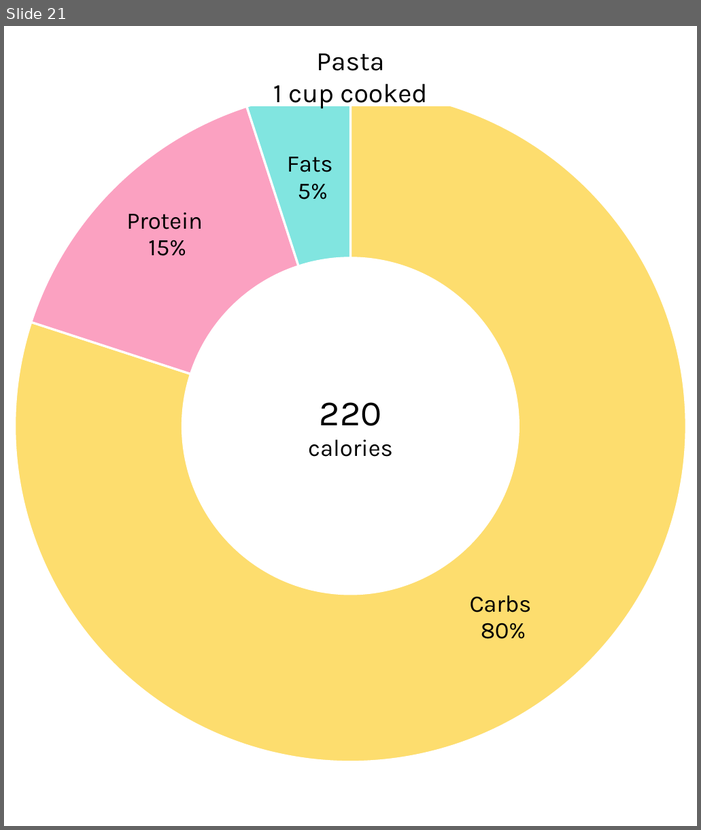
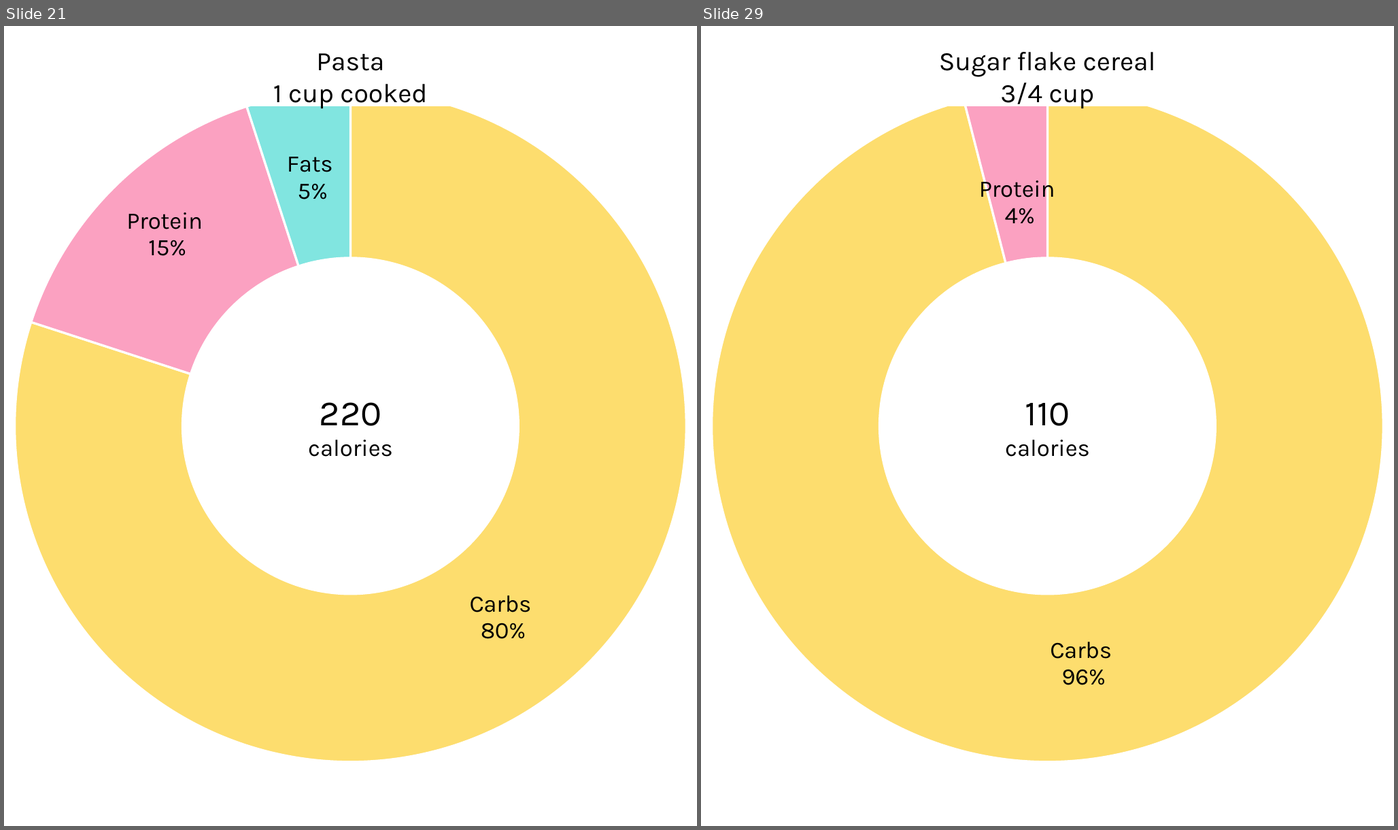
Before and after one commit to nicetats/macromania, a slide deck: Images/NutritionLabels/FoodTrackerPercentages.pptx. Shown side by side, each under a label of ours: slide 21 before the commit, slides 21 and 29 after it; the slides between them are not shown. The pictures are 701x830 and 1398x830 pixels, drawn with LibreOffice and Linux fonts; fonts in the diff are those of the drawing. Boxes give left, top, right and bottom in pixels: in the first picture for what was removed or moved away, otherwise in the second. Text is boxed around its words. In the diff, an @@ line names an element or a change of style, - is before the commit and + after.

```diff
--- a/Images/NutritionLabels/FoodTrackerPercentages.pptx
+++ b/Images/NutritionLabels/FoodTrackerPercentages.pptx
@@ slide 29 added at box(701, 26, 1394, 826), background #FFFFFF @@
@@ doughnut chart added at box(701, 26, 1394, 826) @@
+categories: Carbs, Protein, Fats
+Series 1: 0.96, 0.04, 0
@@ rectangle added at box(861, 46, 1234, 105), fill #FFFFFF, outline #FFFFFF 1 pt, 18 pt, text #000000 @@
+Sugar flake cereal
+3/4 cup
@@ text added at box(1005, 402, 1090, 456), 16 pt, text #000000 @@
+110
+calories
```
Also in this commit, not shown: 8 other slides added, 19 other files.
